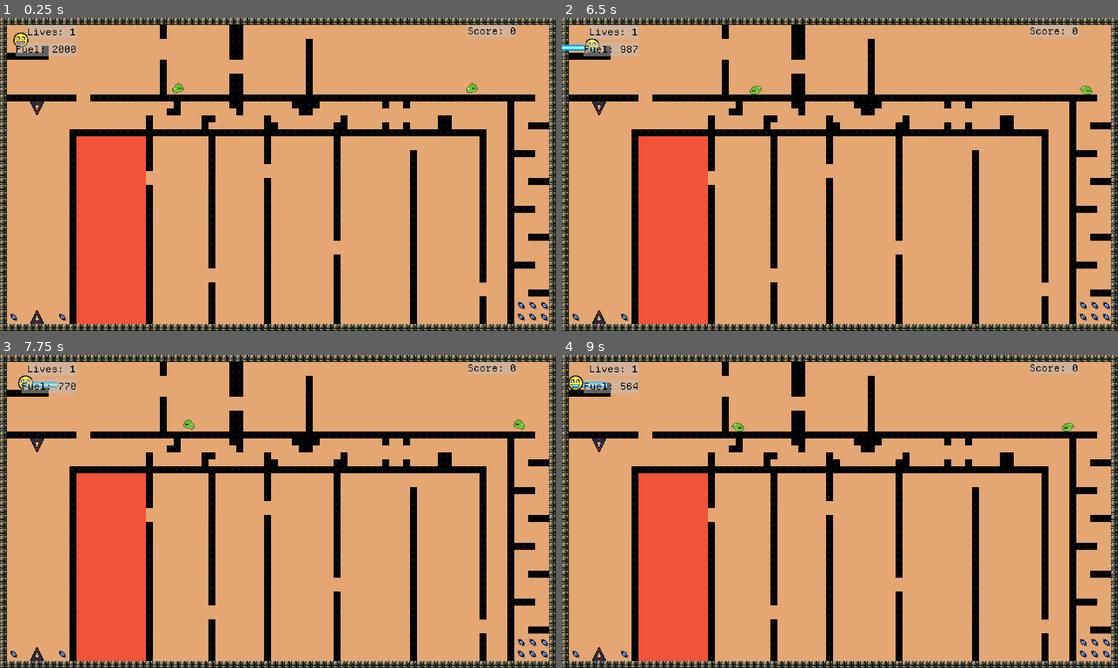
Above: before the commit, frames 1-4 (two rows, left to right).
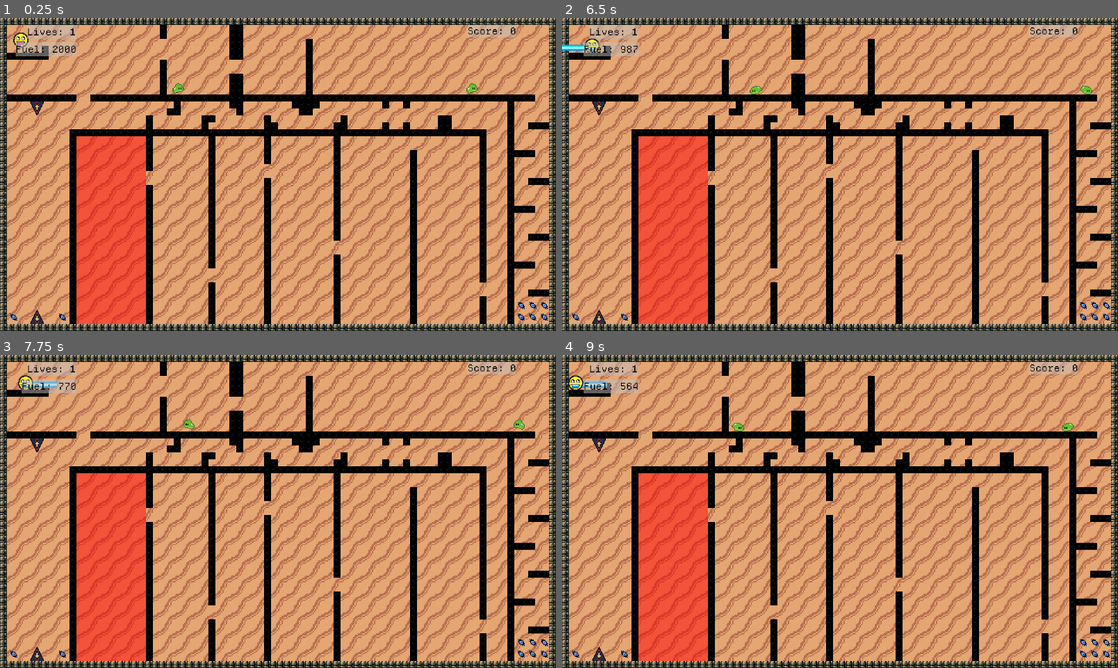
Above: after the commit, the same moments.

Repository: OSGH-web/balloon-movement-demo
Game: Godot game, scene res://levels/1-11_guantlet.tscn
Two runs of this game, one before a commit and one after it. Both use one fixed random seed, a clock stepped at 60 frames per second and the inputs below. This scene is started directly instead of the project's main scene.
Inputs:
- Up to frame 1 (0.25 s): no input
- Up to frame 2 (6.5 s): hold Right (ui_right) 0.53-2.03 s; tap Up (ui_up) at 0.77, 1.52, 3.02, 3.77, 4.52, 6.02 s; hold Left (ui_left) 2.03-2.78 s; hold Right (ui_right) 2.78-4.28 s; hold Left (ui_left) 4.28-5.03 s; hold Right (ui_right) 5.03-5.78 s; hold Left (ui_left) from 5.78 s (still down)
- Up to frame 3 (7.75 s): tap Up (ui_up) at 6.77, 7.52 s; tap Enter at 7.25 s; release Left (ui_left) at 7.28 s; hold Right (ui_right) from 7.28 s (still down)
- Up to frame 4 (9 s): keep holding Right (ui_right)

The runs differ from the first frame. In frame 1, 21% of the frame differs, in the area x 1-99%, y 2-98%; in frame 2, 21%; in frame 3, 21%; in frame 4, 21%.

Commit message:
just store backgrounds as resoucres

Diff:
--- /dev/null
+++ b/assets/shaders/1-01_flight.tres
@@ -0,0 +1,10 @@
+[gd_resource type="ShaderMaterial" load_steps=2 format=3 uid="uid://blybopg863h23"]
+
+[ext_resource type="Shader" uid="uid://dhmt3vulwt0nd" path="res://assets/shaders/spriteshader.gdshader" id="1_a01yl"]
+
+[resource]
+shader = ExtResource("1_a01yl")
+shader_parameter/light_color = Color(0.545098, 0.607843, 0.705882, 1)
+shader_parameter/dark_color = Color(0.0941176, 0.0784314, 0.145098, 1)
+shader_parameter/x_scale = 6.0
+shader_parameter/y_scale = 4.0
--- /dev/null
+++ b/assets/shaders/1-02_square.tres
@@ -0,0 +1,10 @@
+[gd_resource type="ShaderMaterial" load_steps=2 format=3 uid="uid://cmg6vu3hj2ryo"]
+
+[ext_resource type="Shader" uid="uid://dhmt3vulwt0nd" path="res://assets/shaders/spriteshader.gdshader" id="1_sav4l"]
+
+[resource]
+shader = ExtResource("1_sav4l")
+shader_parameter/light_color = Color(0.14902, 0.360784, 0.258824, 1)
+shader_parameter/dark_color = Color(0.0980392, 0.235294, 0.243137, 1)
+shader_parameter/x_scale = 6.0
+shader_parameter/y_scale = 4.0
--- /dev/null
+++ b/assets/shaders/1-11_guantlet.tres
@@ -0,0 +1,10 @@
+[gd_resource type="ShaderMaterial" load_steps=2 format=3 uid="uid://8fnrlump446c"]
+
+[ext_resource type="Shader" uid="uid://dhmt3vulwt0nd" path="res://assets/shaders/spriteshader.gdshader" id="1_f2knt"]
+
+[resource]
+shader = ExtResource("1_f2knt")
+shader_parameter/light_color = Color(0.894118, 0.65098, 0.447059, 1)
+shader_parameter/dark_color = Color(0.721569, 0.435294, 0.313726, 1)
+shader_parameter/x_scale = 4.0
+shader_parameter/y_scale = 4.0
--- /dev/null
+++ b/assets/shaders/1-12_caves.tres
@@ -0,0 +1,10 @@
+[gd_resource type="ShaderMaterial" load_steps=2 format=3 uid="uid://biaurihd3g5xy"]
+
+[ext_resource type="Shader" uid="uid://dhmt3vulwt0nd" path="res://assets/shaders/spriteshader.gdshader" id="1_p666y"]
+
+[resource]
+shader = ExtResource("1_p666y")
+shader_parameter/light_color = Color(0.45098, 0.243137, 0.223529, 1)
+shader_parameter/dark_color = Color(0.243137, 0.152941, 0.192157, 1)
+shader_parameter/x_scale = 2.0
+shader_parameter/y_scale = 2.0
--- /dev/null
+++ b/assets/shaders/1-13_ctt.tres
@@ -0,0 +1,10 @@
+[gd_resource type="ShaderMaterial" load_steps=2 format=3 uid="uid://drlban6fsery"]
+
+[ext_resource type="Shader" uid="uid://dhmt3vulwt0nd" path="res://assets/shaders/spriteshader.gdshader" id="1_ctyjp"]
+
+[resource]
+shader = ExtResource("1_ctyjp")
+shader_parameter/light_color = Color(0.14902, 0.168627, 0.266667, 1)
+shader_parameter/dark_color = Color(0.407843, 0.219608, 0.423529, 1)
+shader_parameter/x_scale = 6.0
+shader_parameter/y_scale = 4.0
--- /dev/null
+++ b/assets/shaders/1-14_spiral.tres
@@ -0,0 +1,10 @@
+[gd_resource type="ShaderMaterial" load_steps=2 format=3 uid="uid://d0mfxhjrk7eeb"]
+
+[ext_resource type="Shader" uid="uid://dhmt3vulwt0nd" path="res://assets/shaders/spriteshader.gdshader" id="1_quwah"]
+
+[resource]
+shader = ExtResource("1_quwah")
+shader_parameter/light_color = Color(0.964706, 0.458824, 0.478431, 1)
+shader_parameter/dark_color = Color(0.635294, 0.14902, 0.2, 1)
+shader_parameter/x_scale = 6.0
+shader_parameter/y_scale = 4.0
--- /dev/null
+++ b/assets/shaders/default-background-material.tres
@@ -0,0 +1,10 @@
+[gd_resource type="ShaderMaterial" load_steps=2 format=3 uid="uid://c3vefuowtktyj"]
+
+[ext_resource type="Shader" uid="uid://dhmt3vulwt0nd" path="res://assets/shaders/spriteshader.gdshader" id="1_agdts"]
+
+[resource]
+shader = ExtResource("1_agdts")
+shader_parameter/light_color = Color(1, 1, 1, 1)
+shader_parameter/dark_color = Color(0, 0, 0, 1)
+shader_parameter/x_scale = 6.0
+shader_parameter/y_scale = 4.0
--- a/levels/00-01_test.tscn
+++ b/levels/00-01_test.tscn
@@ -16,6 +16,10 @@
 tile_map_data = PackedByteArray("AAAPABIABQAAAAAAAAAPABMAAAAAAAcAAAAPABQAAAAAAAcAAAAPABUAAAAAAAcAAAAPABYAAAAAAAcAAAAPAB …(720 unchanged characters)…
 height_in_tiles = 32
 
+[node name="TerrainBackground" parent="Terrain" index="0"]
+z_index = -2
+offset_bottom = 768.0
+
 [node name="Bat" parent="." index="4" instance=ExtResource("2_yvphb")]
 position = Vector2(432, 464)
 
@@ -26,3 +30,7 @@
 [node name="EndZone2" parent="." index="6" instance=ExtResource("3_wms2q")]
 position = Vector2(88, 680)
 size = Vector2(50, 50)
+
+[node name="ViewportBackground" parent="CanvasLayer" index="0"]
+z_index = -2
+offset_bottom = 3240.0
--- a/levels/1-01_flight.tscn
+++ b/levels/1-01_flight.tscn
@@ -1,12 +1,11 @@
-[gd_scene load_steps=3 format=4 uid="uid://me2c5ddpyhkq"]
+[gd_scene load_steps=4 format=4 uid="uid://me2c5ddpyhkq"]
 
 [ext_resource type="PackedScene" uid="uid://cxo2r1hb7u2ss" path="res://scenes/level_base.tscn" id="1_aot7u"]
+[ext_resource type="Material" uid="uid://blybopg863h23" path="res://assets/shaders/1-01_flight.tres" id="2_4gadj"]
 [ext_resource type="PackedScene" uid="uid://bvn2y2nnqcrts" path="res://scenes/end_zone.tscn" id="2_lobpu"]
 
 [node name="LevelBase" instance=ExtResource("1_aot7u")]
 level_name = "Flight"
-background_color_light = Color(0.545098, 0.607843, 0.705882, 1)
-background_color_dark = Color(0.0941176, 0.0784314, 0.145098, 1)
 
 [node name="Player" parent="." index="0"]
 position = Vector2(576, 1416)
@@ -14,12 +13,13 @@
 
 [node name="Terrain" parent="." index="1"]
 tile_map_data = PackedByteArray("AAAKAA4AAAADAAQAAAAVAAkAAAADAAQAAAAfAD8AAAADAAQAAAAAAD8AAAADAAQAAAABAD8AAAADAAQAAAACAD …(4656 unchanged characters)…
-background_color = Color(0.545098, 0.607843, 0.705882, 1)
+
+[node name="TerrainBackground" parent="Terrain" index="0"]
+material = ExtResource("2_4gadj")
 
 [node name="EndZone" parent="." index="2" instance=ExtResource("2_lobpu")]
 position = Vector2(132, 72)
 size = Vector2(216, 96)
 
-[node name="Background" parent="CanvasLayer" index="0"]
-light_color = Color(0.545098, 0.607843, 0.705882, 1)
-dark_color = Color(0.0941176, 0.0784314, 0.145098, 1)
+[node name="ViewportBackground" parent="CanvasLayer" index="0"]
+material = ExtResource("2_4gadj")
--- a/levels/1-02_square.tscn
+++ b/levels/1-02_square.tscn
@@ -1,13 +1,12 @@
-[gd_scene load_steps=3 format=4 uid="uid://badenk1bpea8s"]
+[gd_scene load_steps=4 format=4 uid="uid://badenk1bpea8s"]
 
 [ext_resource type="PackedScene" uid="uid://cxo2r1hb7u2ss" path="res://scenes/level_base.tscn" id="1_371u5"]
 [ext_resource type="PackedScene" uid="uid://bvn2y2nnqcrts" path="res://scenes/end_zone.tscn" id="2_jgblc"]
+[ext_resource type="Material" uid="uid://cmg6vu3hj2ryo" path="res://assets/shaders/1-02_square.tres" id="2_kd3i6"]
 
 [node name="LevelBase" instance=ExtResource("1_371u5")]
 level_name = "Square"
 height_in_tiles = 32
-background_color_light = Color(0.14902, 0.360784, 0.258824, 1)
-background_color_dark = Color(0.0980392, 0.235294, 0.243137, 1)
 
 [node name="Player" parent="." index="0"]
 position = Vector2(638, 457)
@@ -15,13 +14,15 @@
 
 [node name="Terrain" parent="." index="1"]
 tile_map_data = PackedByteArray("AAAPAA4AAAADAAQAAAAQAA4AAAADAAQAAAAYAAkAAAADAAQAAAAXAAkAAAADAAQAAAAAAAAAAAADAAQAAAAfAA …(5040 unchanged characters)…
-background_color = Color(0.14902, 0.360784, 0.258824, 1)
 height_in_tiles = 32
+
+[node name="TerrainBackground" parent="Terrain" index="0"]
+material = ExtResource("2_kd3i6")
+offset_bottom = 768.0
 
 [node name="EndZone" parent="." index="2" instance=ExtResource("2_jgblc")]
 position = Vector2(672, 288)
 size = Vector2(144, 144)
 
-[node name="Background" parent="CanvasLayer" index="0"]
-light_color = Color(0.14902, 0.360784, 0.258824, 1)
-dark_color = Color(0.0980392, 0.235294, 0.243137, 1)
+[node name="ViewportBackground" parent="CanvasLayer" index="0"]
+material = ExtResource("2_kd3i6")
--- a/levels/1-11_guantlet.tscn
+++ b/levels/1-11_guantlet.tscn
@@ -1,6 +1,7 @@
-[gd_scene load_steps=7 format=4 uid="uid://bxr1mhsiwp6fd"]
+[gd_scene load_steps=8 format=4 uid="uid://bxr1mhsiwp6fd"]
 
 [ext_resource type="PackedScene" uid="uid://cxo2r1hb7u2ss" path="res://scenes/level_base.tscn" id="1_84md7"]
+[ext_resource type="Material" uid="uid://8fnrlump446c" path="res://assets/shaders/1-11_guantlet.tres" id="2_0alfw"]
 [ext_resource type="Texture2D" uid="uid://dxy1nk3c3fnl" path="res://assets/sprites/wall_pattern.png" id="2_e5klb"]
 [ext_resource type="PackedScene" uid="uid://bvn2y2nnqcrts" path="res://scenes/end_zone.tscn" id="3_0alfw"]
 [ext_resource type="PackedScene" uid="uid://ckwukbtl6m70h" path="res://scenes/slime.tscn" id="4_6p2l4"]
@@ -11,8 +12,6 @@
 level_name = "Gauntlet"
 width_in_tiles = 80
 height_in_tiles = 45
-background_color_light = Color(0.894118, 0.65098, 0.447059, 1)
-background_color_dark = Color(0.721569, 0.435294, 0.313726, 1)
 
 [node name="Player" parent="." index="0"]
 position = Vector2(48, 40)
@@ -21,15 +20,17 @@
 [node name="Terrain" parent="." index="1"]
 rotation = 0.000259012
 tile_map_data = PackedByteArray("AAAXAAkAAAADAAQAAAAOAAsAAAADAAQAAAAPAAsAAAADAAQAAAAQAAsAAAADAAQAAAARAAsAAAADAAQAAAASAA …(10784 unchanged characters)…
-background_color = Color(0, 0, 0, 0)
 width_in_tiles = 80
 height_in_tiles = 45
 
-[node name="Background" parent="CanvasLayer" index="0"]
+[node name="TerrainBackground" parent="Terrain" index="0"]
+material = ExtResource("2_0alfw")
+offset_right = 1920.0
+offset_bottom = 1080.0
 texture = ExtResource("2_e5klb")
-light_color = Color(0.894118, 0.65098, 0.447059, 1)
-dark_color = Color(0.721569, 0.435294, 0.313726, 1)
-x_scale = 4.0
+
+[node name="CanvasLayer" parent="." index="4"]
+visible = false
 
 [node name="EndZone" parent="." index="5" instance=ExtResource("3_0alfw")]
 position = Vector2(384, 732)
@@ -48,26 +49,28 @@
 position = Vector2(152, 336)
 rotation = 3.14159
 
-[node name="GasCan" parent="." index="10" instance=ExtResource("6_e5klb")]
+[node name="Node2D" type="Node2D" parent="." index="10"]
+
+[node name="GasCan" parent="Node2D" index="0" instance=ExtResource("6_e5klb")]
 position = Vector2(48, 1032)
 
-[node name="GasCan2" parent="." index="11" instance=ExtResource("6_e5klb")]
+[node name="GasCan2" parent="Node2D" index="1" instance=ExtResource("6_e5klb")]
 position = Vector2(216, 1032)
 
-[node name="GasCan3" parent="." index="12" instance=ExtResource("6_e5klb")]
+[node name="GasCan3" parent="Node2D" index="2" instance=ExtResource("6_e5klb")]
 position = Vector2(1800, 1032)
 
-[node name="GasCan4" parent="." index="13" instance=ExtResource("6_e5klb")]
+[node name="GasCan4" parent="Node2D" index="3" instance=ExtResource("6_e5klb")]
 position = Vector2(1840, 1032)
 
-[node name="GasCan5" parent="." index="14" instance=ExtResource("6_e5klb")]
+[node name="GasCan5" parent="Node2D" index="4" instance=ExtResource("6_e5klb")]
 position = Vector2(1880, 1032)
 
-[node name="GasCan6" parent="." index="15" instance=ExtResource("6_e5klb")]
+[node name="GasCan6" parent="Node2D" index="5" instance=ExtResource("6_e5klb")]
 position = Vector2(1880, 992)
 
-[node name="GasCan7" parent="." index="16" instance=ExtResource("6_e5klb")]
+[node name="GasCan7" parent="Node2D" index="6" instance=ExtResource("6_e5klb")]
 position = Vector2(1840, 992)
 
-[node name="GasCan8" parent="." index="17" instance=ExtResource("6_e5klb")]
+[node name="GasCan8" parent="Node2D" index="7" instance=ExtResource("6_e5klb")]
 position = Vector2(1800, 992)
--- a/levels/1-12_caves.tscn
+++ b/levels/1-12_caves.tscn
@@ -1,6 +1,7 @@
-[gd_scene load_steps=6 format=4 uid="uid://b2m06bqduomid"]
+[gd_scene load_steps=7 format=4 uid="uid://b2m06bqduomid"]
 
 [ext_resource type="PackedScene" uid="uid://cxo2r1hb7u2ss" path="res://scenes/level_base.tscn" id="1_fyciw"]
+[ext_resource type="Material" uid="uid://biaurihd3g5xy" path="res://assets/shaders/1-12_caves.tres" id="2_ew7gm"]
 [ext_resource type="Texture2D" uid="uid://dxy1nk3c3fnl" path="res://assets/sprites/wall_pattern.png" id="2_kyta4"]
 [ext_resource type="PackedScene" uid="uid://bvn2y2nnqcrts" path="res://scenes/end_zone.tscn" id="2_o4p7j"]
 [ext_resource type="PackedScene" uid="uid://ckwukbtl6m70h" path="res://scenes/slime.tscn" id="3_6rs25"]
@@ -10,8 +11,6 @@
 level_name = "Caves"
 width_in_tiles = 80
 height_in_tiles = 45
-background_color_light = Color(0.45098, 0.243137, 0.223529, 1)
-background_color_dark = Color(0.243137, 0.152941, 0.192157, 1)
 
 [node name="Player" parent="." index="0"]
 position = Vector2(52.5, 996)
@@ -21,9 +20,14 @@
 
 [node name="Terrain" parent="." index="1"]
 tile_map_data = PackedByteArray("AAAWACwABAAAAAEAAAAWACsABAAAAAEAAAAWACoABAAAAAEAAAAWACkABAAAAAEAAAAWACgABAAAAAEAAAAWAC …(5888 unchanged characters)…
-background_color = Color(0, 0, 0, 0)
 width_in_tiles = 80
 height_in_tiles = 45
+
+[node name="TerrainBackground" parent="Terrain" index="0"]
+material = ExtResource("2_ew7gm")
+offset_right = 1920.0
+offset_bottom = 1080.0
+texture = ExtResource("2_kyta4")
 
 [node name="EndZone" parent="." index="4" instance=ExtResource("2_o4p7j")]
 position = Vector2(1800, 120)
@@ -71,8 +75,5 @@
 [node name="GasCan3" parent="Fuel" index="2" instance=ExtResource("4_1d8jf")]
 position = Vector2(802, 380)
 
-[node name="Background" parent="CanvasLayer" index="0"]
-texture = ExtResource("2_kyta4")
-light_color = Color(0.45098, 0.243137, 0.223529, 1)
-dark_color = Color(0.243137, 0.152941, 0.192157, 1)
-x_scale = 4.0
+[node name="CanvasLayer" parent="." index="7"]
+visible = false
--- a/levels/1-13_ctt.tscn
+++ b/levels/1-13_ctt.tscn
@@ -1,7 +1,8 @@
-[gd_scene load_steps=8 format=4 uid="uid://pgovpci1c20w"]
+[gd_scene load_steps=9 format=4 uid="uid://pgovpci1c20w"]
 
 [ext_resource type="PackedScene" uid="uid://cxo2r1hb7u2ss" path="res://scenes/level_base.tscn" id="1_run5h"]
 [ext_resource type="PackedScene" uid="uid://c6i6ci2ym6wn6" path="res://scenes/spike.tscn" id="2_im64y"]
+[ext_resource type="Material" uid="uid://drlban6fsery" path="res://assets/shaders/1-13_ctt.tres" id="2_mckep"]
 [ext_resource type="PackedScene" uid="uid://bvn2y2nnqcrts" path="res://scenes/end_zone.tscn" id="3_mckep"]
 [ext_resource type="PackedScene" uid="uid://ckwukbtl6m70h" path="res://scenes/slime.tscn" id="4_d5cxn"]
 [ext_resource type="FontFile" uid="uid://b5r4on7cls54q" path="res://assets/fonts/DepartureMono-Regular.otf" id="5_02tqi"]
@@ -11,8 +12,6 @@
 [node name="LevelBase" instance=ExtResource("1_run5h")]
 level_name = "Can't Touch This"
 height_in_tiles = 50
-background_color_light = Color(0.14902, 0.168627, 0.266667, 1)
-background_color_dark = Color(0.407843, 0.219608, 0.423529, 1)
 
 [node name="Player" parent="." index="0"]
 position = Vector2(664, 1112)
@@ -21,8 +20,11 @@
 
 [node name="Terrain" parent="." index="1"]
 tile_map_data = PackedByteArray("AAAAAAAABAAAAAAAAAABADEABAABAAIAAAABAAAABAABAAAAAAACADEABAAGAAMAAAACAAAABAABAAAAAAADAD …(5296 unchanged characters)…
-background_color = Color(0.14902, 0.168627, 0.266667, 1)
 height_in_tiles = 50
+
+[node name="TerrainBackground" parent="Terrain" index="0"]
+material = ExtResource("2_mckep")
+offset_bottom = 1200.0
 
 [node name="Spikes" type="Node2D" parent="." index="4"]
 
@@ -316,6 +318,5 @@
 [node name="GasCan2" parent="Fuel" index="50" instance=ExtResource("7_7180h")]
 position = Vector2(144, 1104)
 
-[node name="Background" parent="CanvasLayer" index="0"]
-light_color = Color(0.14902, 0.168627, 0.266667, 1)
-dark_color = Color(0.407843, 0.219608, 0.423529, 1)
+[node name="ViewportBackground" parent="CanvasLayer" index="0"]
+material = ExtResource("2_mckep")
--- a/levels/1-14_spiral.tscn
+++ b/levels/1-14_spiral.tscn
@@ -1,6 +1,7 @@
-[gd_scene load_steps=5 format=4 uid="uid://bwdy835nxrvum"]
+[gd_scene load_steps=6 format=4 uid="uid://bwdy835nxrvum"]
 
 [ext_resource type="PackedScene" uid="uid://cxo2r1hb7u2ss" path="res://scenes/level_base.tscn" id="1_8pk1q"]
+[ext_resource type="Material" uid="uid://d0mfxhjrk7eeb" path="res://assets/shaders/1-14_spiral.tres" id="2_lm0a1"]
 [ext_resource type="PackedScene" uid="uid://c6i6ci2ym6wn6" path="res://scenes/spike.tscn" id="2_qdooc"]
 [ext_resource type="PackedScene" uid="uid://bvn2y2nnqcrts" path="res://scenes/end_zone.tscn" id="3_0jpxt"]
 [ext_resource type="PackedScene" uid="uid://cxdl0fqxwxba1" path="res://scenes/gas_can.tscn" id="4_sssca"]
@@ -8,8 +9,6 @@
 [node name="LevelBase" instance=ExtResource("1_8pk1q")]
 level_name = "Spiral"
 height_in_tiles = 32
-background_color_light = Color(0.964706, 0.458824, 0.478431, 1)
-background_color_dark = Color(0.635294, 0.14902, 0.2, 1)
 
 [node name="Player" parent="." index="0"]
 position = Vector2(668, 692)
@@ -18,8 +17,11 @@
 
 [node name="Terrain" parent="." index="1"]
 tile_map_data = PackedByteArray("AAAAAB8AAQACAAMAAAABAB8AAQACAAMAAAACAB8AAQACAAMAAAADAB8AAQACAAMAAAAEAB8AAQACAAMAAAAFAB …(4720 unchanged characters)…
-background_color = Color(0.964706, 0.458824, 0.478431, 1)
 height_in_tiles = 32
+
+[node name="TerrainBackground" parent="Terrain" index="0"]
+material = ExtResource("2_lm0a1")
+offset_bottom = 768.0
 
 [node name="Spikes" type="Node2D" parent="." index="4"]
 
@@ -335,6 +337,5 @@
 [node name="GasCan2" parent="." index="10" instance=ExtResource("4_sssca")]
 position = Vector2(80, 728)
 
-[node name="Background" parent="CanvasLayer" index="0"]
-light_color = Color(0.964706, 0.458824, 0.478431, 1)
-dark_color = Color(0.635294, 0.14902, 0.2, 1)
+[node name="ViewportBackground" parent="CanvasLayer" index="0"]
+material = ExtResource("2_lm0a1")
--- a/scenes/UI/background.tscn
+++ /dev/null
@@ -1,22 +0,0 @@
-[gd_scene load_steps=5 format=3 uid="uid://f5u701miacbf"]
-
-[ext_resource type="Shader" uid="uid://dhmt3vulwt0nd" path="res://assets/shaders/spriteshader.gdshader" id="1_4u7fj"]
-[ext_resource type="Texture2D" uid="uid://1gh0pa10k34t" path="res://assets/sprites/white_pixel.png" id="2_6n3ov"]
-[ext_resource type="Script" uid="uid://bvfaiysjlkl3c" path="res://scripts/UI/background.gd" id="3_oecjn"]
-
-[sub_resource type="ShaderMaterial" id="ShaderMaterial_cbsqf"]
-shader = ExtResource("1_4u7fj")
-shader_parameter/light_color = Color(1, 1, 1, 1)
-shader_parameter/dark_color = Color(0, 0, 0, 1)
-shader_parameter/x_scale = 6.0
-shader_parameter/y_scale = 4.0
-
-[node name="Background" type="TextureRect"]
-z_index = -2
-texture_filter = 2
-material = SubResource("ShaderMaterial_cbsqf")
-offset_right = 1920.0
-offset_bottom = 3240.0
-texture = ExtResource("2_6n3ov")
-stretch_mode = 1
-script = ExtResource("3_oecjn")
--- a/scenes/level_base.tscn
+++ b/scenes/level_base.tscn
@@ -1,12 +1,13 @@
-[gd_scene load_steps=9 format=3 uid="uid://cxo2r1hb7u2ss"]
+[gd_scene load_steps=10 format=3 uid="uid://cxo2r1hb7u2ss"]
 
 [ext_resource type="Script" uid="uid://lkphrvhitvd" path="res://scripts/level_base.gd" id="1_1bvp3"]
 [ext_resource type="PackedScene" uid="uid://b7jfvkf4edbjp" path="res://scenes/player.tscn" id="2_0xm2m"]
 [ext_resource type="PackedScene" uid="uid://bnpihmeh3p65s" path="res://scenes/terrain.tscn" id="3_h2yge"]
 [ext_resource type="TileSet" uid="uid://clmawpyff0gle" path="res://assets/tilesets/Caves_Forest.tres" id="4_krm4r"]
+[ext_resource type="Texture2D" uid="uid://1gh0pa10k34t" path="res://assets/sprites/white_pixel.png" id="5_2v7b3"]
+[ext_resource type="Material" uid="uid://c3vefuowtktyj" path="res://assets/shaders/default-background-material.tres" id="5_6k8qy"]
 [ext_resource type="PackedScene" uid="uid://b3h1d6irllu2r" path="res://scenes/UI/pause_menu.tscn" id="5_8rhjg"]
 [ext_resource type="PackedScene" uid="uid://dnrjc1o517gjp" path="res://scenes/UI/hud.tscn" id="7_8n3nq"]
-[ext_resource type="PackedScene" uid="uid://f5u701miacbf" path="res://scenes/UI/background.tscn" id="8_2v7b3"]
 [ext_resource type="Texture2D" uid="uid://dsesal8ly3wft" path="res://assets/sprites/diagonal_stripe.png" id="10_evabm"]
 
 [node name="LevelBase" type="Node2D"]
@@ -23,10 +24,15 @@
 [node name="Terrain" parent="." instance=ExtResource("3_h2yge")]
 tile_set = ExtResource("4_krm4r")
 
-[node name="TerrainBackground" parent="Terrain" instance=ExtResource("8_2v7b3")]
+[node name="TerrainBackground" type="TextureRect" parent="Terrain"]
 unique_name_in_owner = true
+z_index = -1
+texture_filter = 1
+material = ExtResource("5_6k8qy")
 offset_right = 768.0
 offset_bottom = 1536.0
+texture = ExtResource("5_2v7b3")
+stretch_mode = 1
 
 [node name="Pause Menu" parent="." instance=ExtResource("5_8rhjg")]
 
@@ -36,8 +42,11 @@
 [node name="CanvasLayer" type="CanvasLayer" parent="."]
 layer = -3
 
-[node name="ViewportBackground" parent="CanvasLayer" instance=ExtResource("8_2v7b3")]
+[node name="ViewportBackground" type="TextureRect" parent="CanvasLayer"]
 unique_name_in_owner = true
 texture_filter = 1
+material = ExtResource("5_6k8qy")
 offset_right = 3840.0
+offset_bottom = 1920.0
 texture = ExtResource("10_evabm")
+stretch_mode = 1
--- a/scripts/UI/background.gd
+++ /dev/null
@@ -1,28 +0,0 @@
-@tool
-extends TextureRect
-
-# Colors
-@export var light_color: Color = Color.WHITE:
-	set(value):
-		light_color = value
-		material.set("shader_parameter/light_color", light_color)
-@export var dark_color: Color = Color.BLACK:
-	set(value):
-		dark_color = value
-		material.set("shader_parameter/dark_color", dark_color)
-
-# Scale parameters
-@export var x_scale: float = 6.0:
-	set(value):
-		x_scale = value
-		material.set("shader_parameter/x_scale", x_scale)
-@export var y_scale: float = 4.0:
-	set(value):
-		y_scale = value
-		material.set("shader_parameter/y_scale", y_scale)
-
-func _ready():
-	material.set("shader_parameter/light_color", light_color)
-	material.set("shader_parameter/dark_color", dark_color)
-	material.set("shader_parameter/x_scale", x_scale)
-	material.set("shader_parameter/y_scale", y_scale)
--- a/scripts/level_base.gd
+++ b/scripts/level_base.gd
@@ -12,17 +12,6 @@
 	set(value):
 		height_in_tiles = value
 		_update_level_bounds()  # Refresh when changed
-
-@export var background_color_light := Color(1, 1, 1):
-	set(value):
-		background_color_light = value
-		%ViewportBackground.light_color = background_color_light
-		%TerrainBackground.light_color = background_color_light
-
-@export var background_color_dark := Color(0, 0, 0):
-	set(value):
-		background_color_dark = value
-		%ViewportBackground.dark_color = background_color_dark
 
 func _ready():
 	_update_level_bounds()
Not shown, removed: scripts/UI/background.gd.uid
